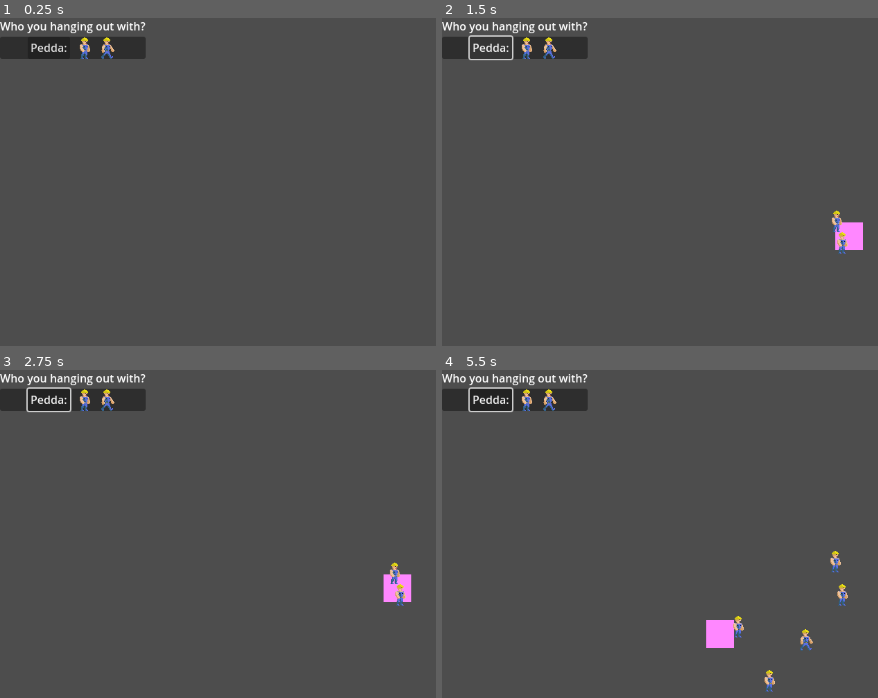
Above: before the commit, frames 1-4 (two rows, left to right).
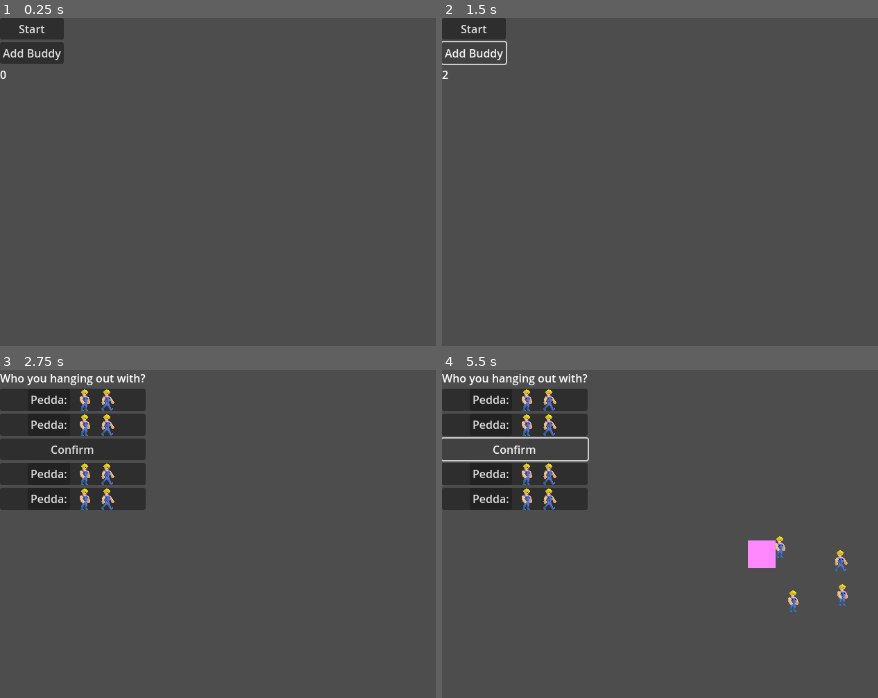
Above: after the commit, the same moments.

Repository: Tomnio/gmtk-game-jam-2025
Game: Godot game, scene res://Menu/main_menu.tscn
Same seed, same stepped clock (60 frames per second), same inputs: the game is played once before the commit and once after it. Before the commit the project starts from res://Map/level.tscn.
Inputs (mouse positions are in pixels of both pictures, inside the frame that each line leads up to):
- Up to frame 1 (0.25 s): no input
- Up to frame 2 (1.5 s): click (489, 47) at 0.5 s, where only the run before the commit has a clickable "Pedda:"; click (472, 54) at 1.25 s, where only the run after the commit has a clickable "Add Buddy"
- Up to frame 3 (2.75 s): click (30, 379) at 2 s, where only the run after the commit has a clickable "Start"
- Up to frame 4 (5.5 s): click "Pedda:" at 2.75 s; click (516, 448) at 3.5 s, where only the run after the commit has a clickable "Confirm"; click (516, 448) at 4.25 s, where only the run after the commit has a clickable "Confirm"; tap Enter (ui_accept) at 5, 5.27 s; hold Right (ui_right) from 5.03 s (still down)

The runs differ from the first frame. In frame 1, 2.9% of the frame differs, in the area x 0-34%, y 0-19%; in frame 2, 3.5%; in frame 3, 9.5%, in the area x 0-95%, y 5-72%; in frame 4, 9.1%.

Commit message:
Guter speicherpunkt die buddies können jetzt im menü erhöht werden

Diff:
--- a/Map/level.gd
+++ b/Map/level.gd
@@ -3,5 +3,11 @@
 
 @onready var player_bp = preload("res://Player/player.tscn")
 
-func spawn_player(player):
+func _ready() -> void:
+	Game.level = self
+	Game.start_run()
+
+func spawn_player(player: Player):
+	print(player)
+	player.position = $Spawnpoint.position
 	self.add_child(player)
--- a/Map/level.tscn
+++ b/Map/level.tscn
@@ -1,7 +1,8 @@
-[gd_scene load_steps=4 format=3 uid="uid://d1hgif468uqfe"]
+[gd_scene load_steps=5 format=3 uid="uid://d1hgif468uqfe"]
 
 [ext_resource type="Script" uid="uid://drnwr2tfdtlw" path="res://Map/level.gd" id="1_bllo7"]
 [ext_resource type="PackedScene" uid="uid://dvsaj08fcxom0" path="res://Map/Components/MovingFloor/moving_floor.tscn" id="1_ldbk5"]
+[ext_resource type="PackedScene" uid="uid://c3jxqd0g7vg8n" path="res://Menu/buddy_select.tscn" id="3_0vq05"]
 
 [sub_resource type="RectangleShape2D" id="RectangleShape2D_bllo7"]
 
@@ -24,3 +25,5 @@
 position = Vector2(0, 64)
 scale = Vector2(55.2897, 0.881919)
 shape = SubResource("RectangleShape2D_bllo7")
+
+[node name="BuddySelect" parent="." instance=ExtResource("3_0vq05")]
--- /dev/null
+++ b/Menu/buddy_panel.gd
@@ -0,0 +1,16 @@
+extends PanelContainer
+
+
+# Called when the node enters the scene tree for the first time.
+func _ready() -> void:
+	print("hello im buddy")
+	pass # Replace with function body.
+
+
+# Called every frame. 'delta' is the elapsed time since the previous frame.
+func _process(delta: float) -> void:
+	pass
+
+
+func _on_button_pressed() -> void:
+	pass # Replace with function body.
--- /dev/null
+++ b/Menu/buddy_panel.tscn
@@ -0,0 +1,21 @@
+[gd_scene load_steps=3 format=3 uid="uid://ui0o2o6vhob2"]
+
+[ext_resource type="Script" uid="uid://bupcr4msebtrp" path="res://Menu/buddy_panel.gd" id="1_ecym0"]
+[ext_resource type="Texture2D" uid="uid://dhsyos3ckwud2" path="res://Player/Player_rotze.png" id="1_f1vt8"]
+
+[node name="PanelContainer" type="PanelContainer"]
+script = ExtResource("1_ecym0")
+
+[node name="VBoxContainer" type="HBoxContainer" parent="."]
+layout_mode = 2
+alignment = 1
+
+[node name="Button" type="Button" parent="VBoxContainer"]
+layout_mode = 2
+text = "Pedda:"
+
+[node name="TextureRect" type="TextureRect" parent="VBoxContainer"]
+layout_mode = 2
+texture = ExtResource("1_f1vt8")
+
+[connection signal="pressed" from="VBoxContainer/Button" to="." method="_on_button_pressed"]
--- a/Menu/buddy_select.gd
+++ b/Menu/buddy_select.gd
@@ -1,7 +1,20 @@
 extends CanvasLayer
 class_name BuddySelect
 
-func _on_button_pressed() -> void:
+@onready var buddy_panel_bp = preload("res://Menu/buddy_panel.tscn")
+@onready var container = $Control/VBoxContainer/HBoxContainer
 
+func _ready() -> void:
+	load_buddies()
+
+func _on_confirm_button_pressed() -> void:
 	Game.create_player()
 	pass # Replace with function body.
+
+func load_buddies(count: int = Game.buddy_counter):
+	for i in range(count):
+		add_buddy()
+
+func add_buddy():
+	var new_buddy = buddy_panel_bp.instantiate()
+	container.add_child(new_buddy)
--- a/Menu/buddy_select.tscn
+++ b/Menu/buddy_select.tscn
@@ -1,7 +1,7 @@
 [gd_scene load_steps=3 format=3 uid="uid://c3jxqd0g7vg8n"]
 
 [ext_resource type="Script" uid="uid://bhgsswyo8m4ks" path="res://Menu/buddy_select.gd" id="1_e5imy"]
-[ext_resource type="Texture2D" uid="uid://dhsyos3ckwud2" path="res://Player/Player_rotze.png" id="1_sog4m"]
+[ext_resource type="PackedScene" uid="uid://ui0o2o6vhob2" path="res://Menu/buddy_panel.tscn" id="2_e5imy"]
 
 [node name="BuddySelect" type="CanvasLayer"]
 script = ExtResource("1_e5imy")
@@ -27,19 +27,14 @@
 layout_mode = 2
 alignment = 1
 
-[node name="PanelContainer" type="PanelContainer" parent="Control/VBoxContainer/HBoxContainer"]
+[node name="PanelContainer" parent="Control/VBoxContainer/HBoxContainer" instance=ExtResource("2_e5imy")]
 layout_mode = 2
 
-[node name="VBoxContainer" type="HBoxContainer" parent="Control/VBoxContainer/HBoxContainer/PanelContainer"]
+[node name="PanelContainer2" parent="Control/VBoxContainer/HBoxContainer" instance=ExtResource("2_e5imy")]
 layout_mode = 2
-alignment = 1
 
-[node name="Button" type="Button" parent="Control/VBoxContainer/HBoxContainer/PanelContainer/VBoxContainer"]
+[node name="ConfirmButton" type="Button" parent="Control/VBoxContainer/HBoxContainer"]
 layout_mode = 2
-text = "Pedda:"
+text = "Confirm"
 
-[node name="TextureRect" type="TextureRect" parent="Control/VBoxContainer/HBoxContainer/PanelContainer/VBoxContainer"]
-layout_mode = 2
-texture = ExtResource("1_sog4m")
-
-[connection signal="pressed" from="Control/VBoxContainer/HBoxContainer/PanelContainer/VBoxContainer/Button" to="." method="_on_button_pressed"]
+[connection signal="pressed" from="Control/VBoxContainer/HBoxContainer/ConfirmButton" to="." method="_on_confirm_button_pressed"]
--- /dev/null
+++ b/Menu/main_menu.tscn
@@ -0,0 +1,25 @@
+[gd_scene load_steps=2 format=3 uid="uid://dyyrnmjesjlme"]
+
+[ext_resource type="Script" uid="uid://drmas3xkowsr1" path="res://main_menu.gd" id="1_sla5p"]
+
+[node name="MainMenu" type="Node2D"]
+script = ExtResource("1_sla5p")
+
+[node name="VBoxContainer" type="VBoxContainer" parent="."]
+offset_right = 40.0
+offset_bottom = 40.0
+
+[node name="StartButton" type="Button" parent="VBoxContainer"]
+layout_mode = 2
+text = "Start"
+
+[node name="AddBuddyButton" type="Button" parent="VBoxContainer"]
+layout_mode = 2
+text = "Add Buddy"
+
+[node name="Label" type="Label" parent="VBoxContainer"]
+layout_mode = 2
+text = "0"
+
+[connection signal="pressed" from="VBoxContainer/StartButton" to="." method="_on_start_button_pressed"]
+[connection signal="pressed" from="VBoxContainer/AddBuddyButton" to="." method="_on_add_buddy_button_pressed"]
--- a/Player/player.gd
+++ b/Player/player.gd
@@ -19,40 +19,31 @@
 	say_hi()
 
 func _physics_process(delta: float) -> void:
-	var buttons = get_pressed_buttons()
-	var movement = get_movement()
+	var input = get_input()
+	last_movement_iteration.append(input)
 
 	if not is_on_floor():
 		velocity += get_gravity() * delta
 
 	# Handle jump.
-	if buttons["accept"] and is_on_floor():
+	if input["buttons"]["accept"] and is_on_floor():
 		velocity.y = JUMP_VELOCITY
 
-	if movement.x:
+	if input["movement"].x:
 		_animation_player.play("run")
-		_sprite.scale.x = abs(_sprite.scale.x) * sign(movement.x)
-		velocity.x = movement.x * SPEED
+		_sprite.scale.x = abs(_sprite.scale.x) * sign(input["movement"].x)
+		velocity.x = input["movement"].x * SPEED
 	else:
 		velocity.x = move_toward(velocity.x, 0, SPEED)
+	move_and_slide()
 
-	move_and_slide()
 func say_hi():
 	print("hi")
-func get_active_controller_id() -> int:
-	if active_controller_id != -1:
-		return active_controller_id
 
-	for id in Input.get_connected_joypads():
-		var axis_x = Input.get_joy_axis(id, JOY_AXIS_LEFT_X)
-		var axis_y = Input.get_joy_axis(id, JOY_AXIS_LEFT_Y)
-		var joy_input = Vector2(axis_x, axis_y)
-
-		if joy_input.length() > 0.1:  # deadzone
-			active_controller_id = id
-			return active_controller_id
-
-	return -1  # no active controller found
+func get_input() -> Dictionary:
+	var buttons = get_pressed_buttons()
+	var movement = get_movement()
+	return {"buttons": buttons, "movement": movement}
 
 func get_movement() -> Vector2:
 	var movement: Vector2
@@ -82,3 +73,18 @@
 	for button in moves:
 		moves[button] = Input.is_action_just_pressed("ui_" + button)
 	return moves
+
+func get_active_controller_id() -> int:
+	if active_controller_id != -1:
+		return active_controller_id
+
+	for id in Input.get_connected_joypads():
+		var axis_x = Input.get_joy_axis(id, JOY_AXIS_LEFT_X)
+		var axis_y = Input.get_joy_axis(id, JOY_AXIS_LEFT_Y)
+		var joy_input = Vector2(axis_x, axis_y)
+
+		if joy_input.length() > 0.1:  # deadzone
+			active_controller_id = id
+			return active_controller_id
+
+	return -1  # no active controller found
--- /dev/null
+++ b/main_menu.gd
@@ -0,0 +1,12 @@
+extends Node2D
+
+@onready var label = $VBoxContainer/Label
+
+func _on_start_button_pressed() -> void:
+	get_tree().change_scene_to_file("res://Map/level.tscn")
+
+
+func _on_add_buddy_button_pressed() -> void:
+	Game.buddy_counter += 1
+	label.text = str(Game.buddy_counter)
+	pass # Replace with function body.
--- a/project.godot
+++ b/project.godot
@@ -11,7 +11,7 @@
 [application]
 
 config/name="GTMK game jam 2025"
-run/main_scene="uid://d1hgif468uqfe"
+run/main_scene="uid://dyyrnmjesjlme"
 config/features=PackedStringArray("4.4", "Forward Plus")
 config/icon="res://icon.svg"
 
--- a/src/game_manager.gd
+++ b/src/game_manager.gd
@@ -2,35 +2,21 @@
 class_name GameManager
 
 @onready var player_bp := preload("res://Player/player.tscn")
-@onready var level := get_tree().root.get_node("/root/Level")
-@onready var buddy_select_bp := preload("res://Menu/buddy_select.tscn")
+var level
 static var spawnpoint
-var buddy_select
+var buddy_counter = 0
 
 static var player_dict : Dictionary
 var current_buddy : Player
 
-func _ready() -> void:
-	spawnpoint = level.get_node("./Spawnpoint")
-	buddy_select = buddy_select_bp.instantiate()
-	level.add_child(buddy_select)
-
-	pass
-
-func _process(delta: float) -> void:
-	#for buddy in player_dict.values():
-		#buddy.custom_process(delta)
-	pass
-
 func start_run():
+	for player in player_dict.values():
+		print(player)
 	pass
 
 func create_player():
-	print("yee haw")
 	var first_player = player_bp.instantiate()
-	first_player.position = spawnpoint.position
 	player_dict["Player-" + str(player_dict.size())] = first_player
-	print(player_dict)
 	level.spawn_player(first_player)
 
 	return first_player
Not shown, added: Menu/buddy_panel.gd.uid
Not shown, added: main_menu.gd.uid
